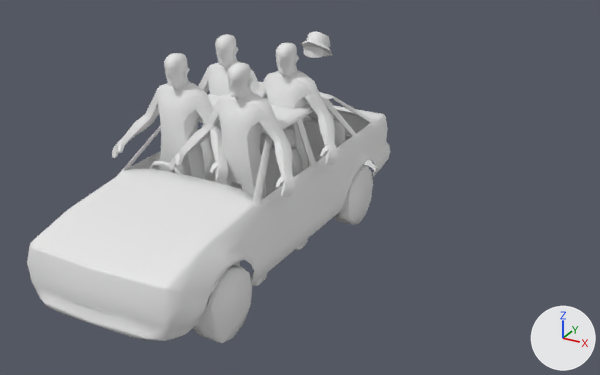
Two versions of the Blender file Working/CHAR/CharacterAnims.blend, one commit apart.
Before and after are seen from a 50 mm camera at (3.95, -5.82, 3.78) aimed at (0.76, -0.03, 0.88). The axes (+X, +Y, +Z) are drawn at lower right. The lights are the same throughout. The older version comes first. Materials are left out; every surface is plain grey.

Names of what the first picture shows: 'Body', 'Body.004', 'Body.005', 'Body.006', 'Head', 'Head.009', 'Head.010', 'Head.011', 'Night Cap', 'SM_VEH_FordEscort_A_01_LOD0' and 1 more.
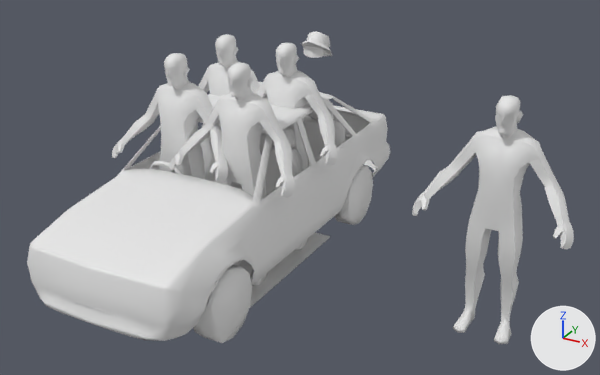
Where the change shows, as pixel boxes (x1, y1, x2, y2) in the pictures (600 x 375 px):
'Body.001', shown
    after: (412, 126, 574, 344)
'Plane', added
    after: (240, 233, 331, 307)
'Head.007', shown
    after: (495, 95, 523, 138)

Patch to the scene script:
```diff
--- a/Working/CHAR/CharacterAnims.blend.py
+++ b/Working/CHAR/CharacterAnims.blend.py
@@ me_plane_001 @@
+me_plane_001.from_pydata([(-1.0, -1.0, 0.0), (1.0, -1.0, 0.0), (-1.0, 1.0, 0.0), (1.0, 1.0, 0.0)], [], [(0, 1, 3, 2)])
@@ ob_body_001 @@
 ob_body_001.location = (2.49, 0.0, 0.0)
-ob_body_001.hide_set(True)
@@ ob_head_007 @@
 ob_head_007.location = (2.49, 0.0, 0.0)
-ob_head_007.hide_set(True)
@@ ob_plane @@
+ob_plane = bpy.data.objects.new('Plane', me_plane_001)
+ob_plane.location = (-0.351, -0.178, 0.0)
```
